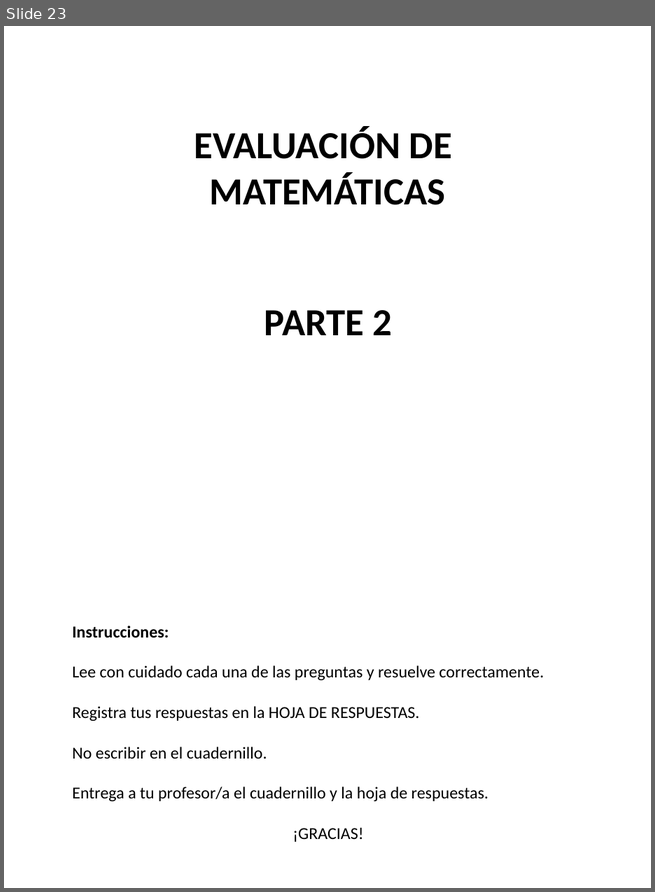
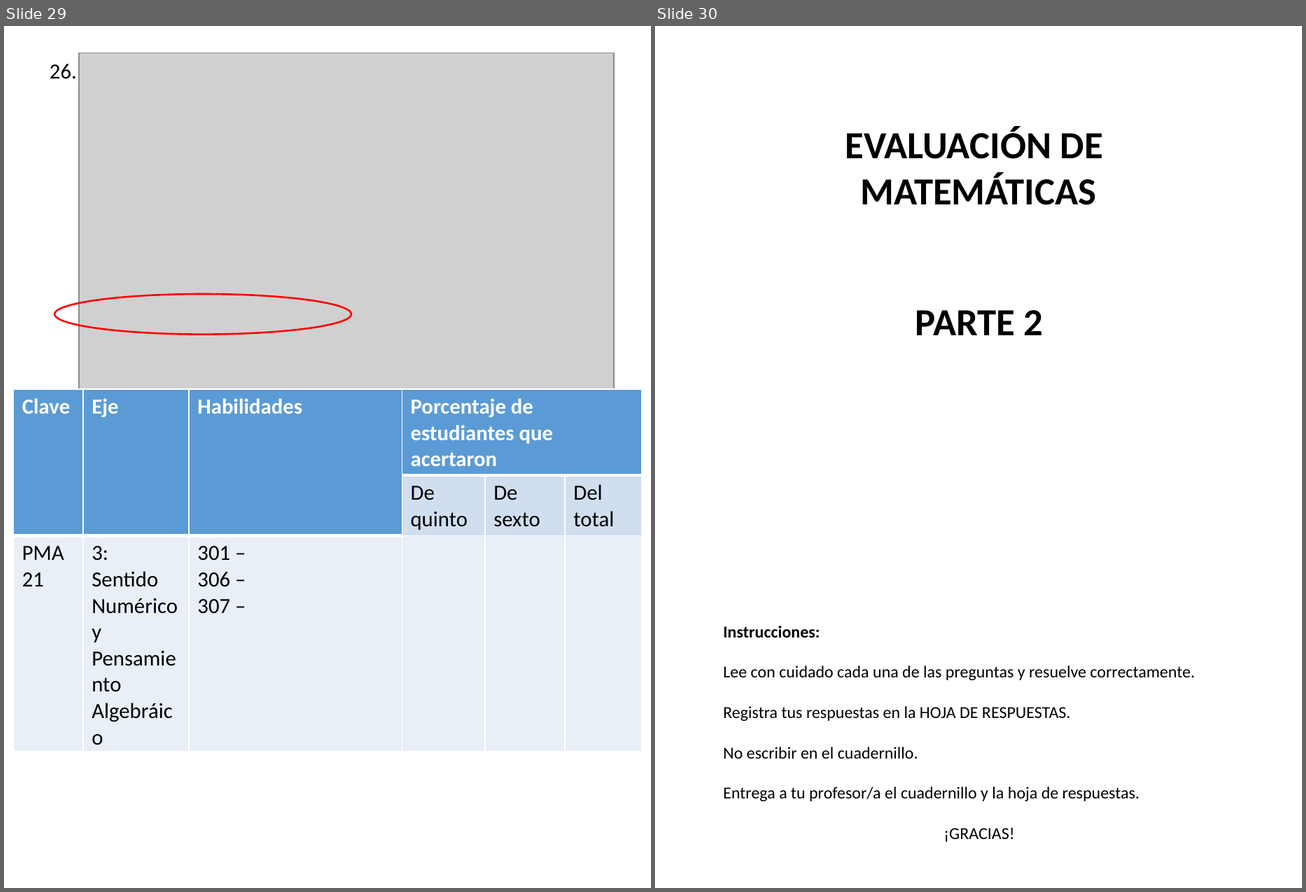
Before and after one commit to Adrifelcha/afchavez-019, a slide deck: Lancaster/Reporte_02_Q-Preliminar/Info_per_Item.pptx. Shown side by side, each under a label of ours: slide 23 before the commit, slides 29 and 30 after it. The pictures are 655x892 and 1306x892 pixels, drawn with LibreOffice and Linux fonts; fonts in the diff are those of the drawing; grey boxes stand for pictures. Boxes give left, top, right and bottom in pixels: in the first picture for what was removed or moved away, otherwise in the second. Text is boxed around its words. In the diff, an @@ line names an element or a change of style, - is before the commit and + after.

```diff
--- a/Lancaster/Reporte_02_Q-Preliminar/Info_per_Item.pptx
+++ b/Lancaster/Reporte_02_Q-Preliminar/Info_per_Item.pptx
@@ slide 29 added at (4, 26, 651, 888), background #FFFFFF @@
@@ text added at (50, 64, 77, 79), 18 pt, text #000000 @@
+26.
@@ picture added at (79, 53, 614, 389) @@
@@ ellipse added at (55, 294, 351, 335), outline #FF0000 1.5 pt @@
@@ table added at (14, 389, 642, 646), 3 rows, 6 columns @@
+Clave | Eje | Habilidades | Porcentaje de estudiantes que acertaron |  | 
+ |  |  | De quinto | De sexto | Del total
+PMA21 | 3: / Sentido Numérico y Pensamiento Algebráico | 301 – / 306 – / 307 – |  |  | 
@@ what was slide 23 is now slide 30 @@
```
Also in this commit, not shown: 22 slides changed, 22 other slides added, 2 slides removed, 1 other file.
